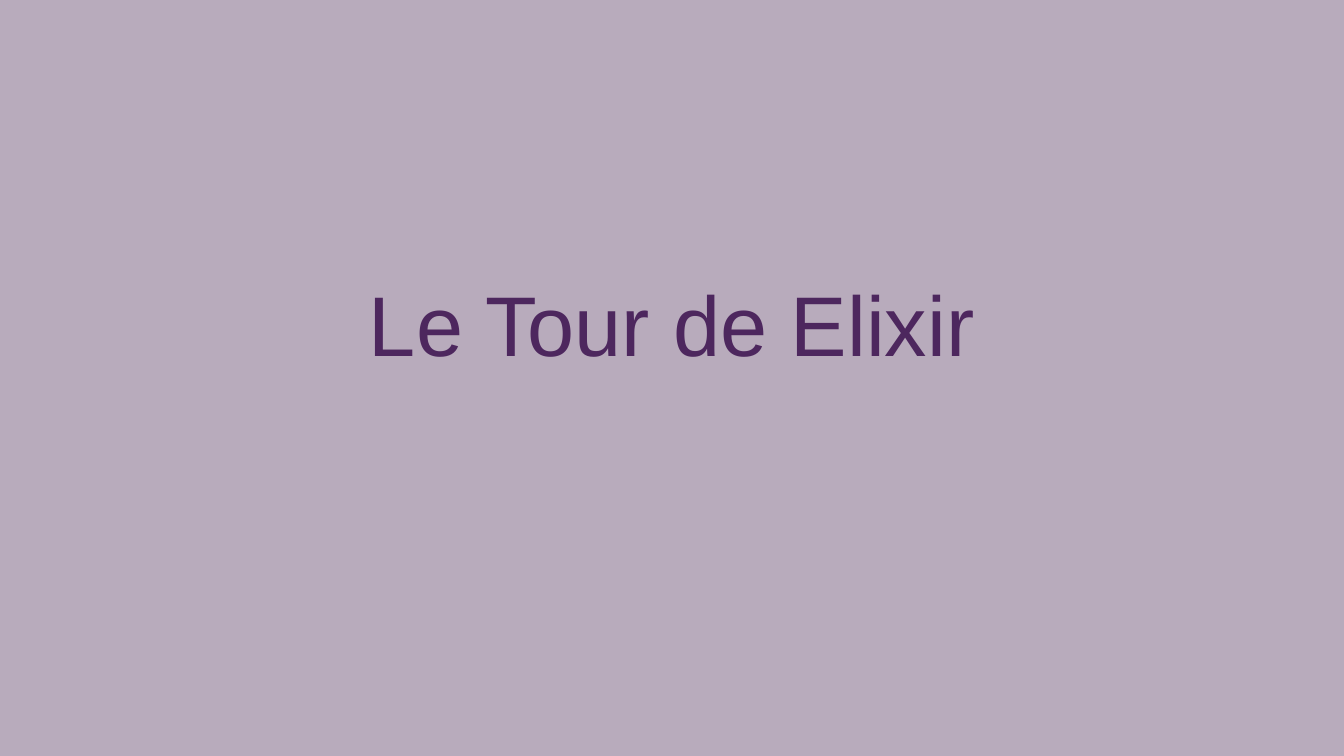
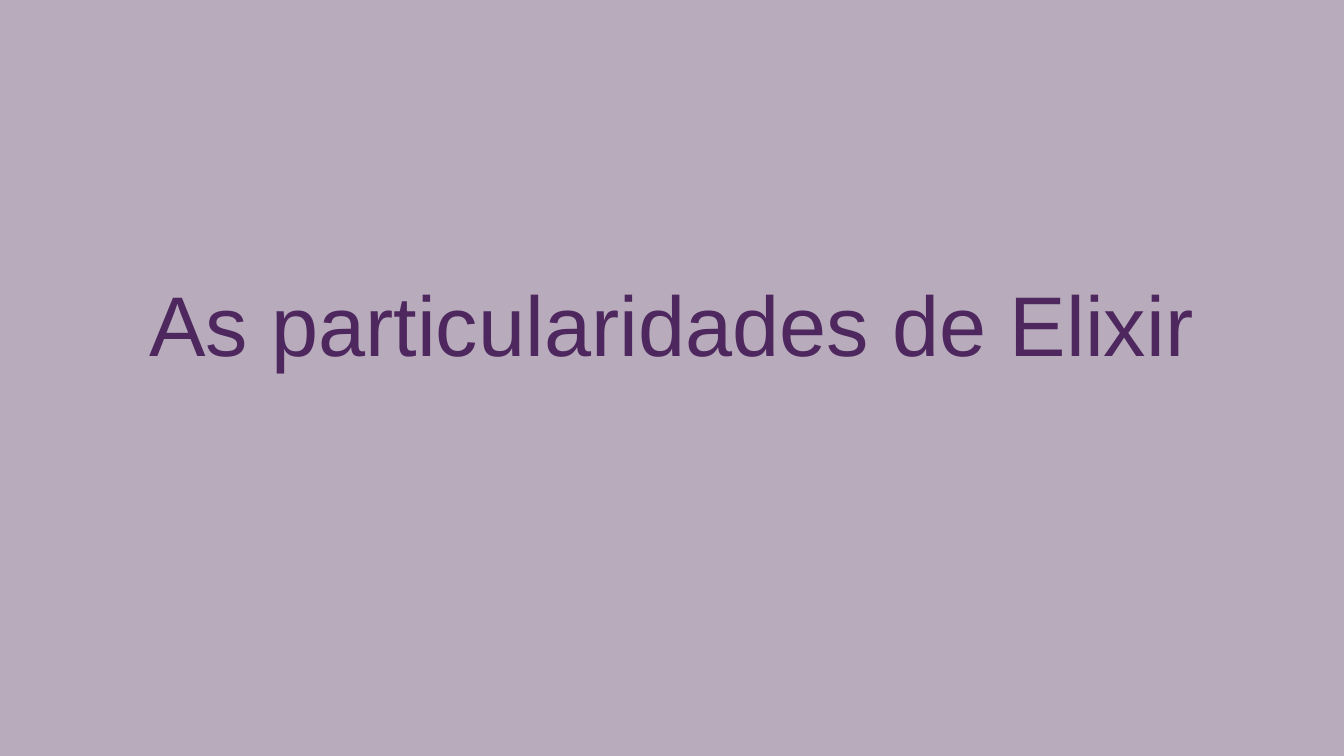
Before and after one commit to paulosergiolima/seccomp_stuff, a slide deck: slide 25 of main.odp (slide 14 before the commit). Drawn at 1344x756 pixels with LibreOffice and Linux fonts; fonts in the diff are those of the drawing. Boxes give left, top, right and bottom in pixels: in the first picture for what was removed or moved away, otherwise in the second. Text is boxed around its words. In the diff, an @@ line names an element or a change of style, - is before the commit and + after.

```diff
--- a/main.odp
+++ b/main.odp
@@ text at bbox=[149, 294, 1193, 371]: text changed @@
-Le Tour de Elixir
+As particularidades de Elixir
```
Also in this commit, not shown: 10 other slides changed, 17 slides added, 14 other files.
